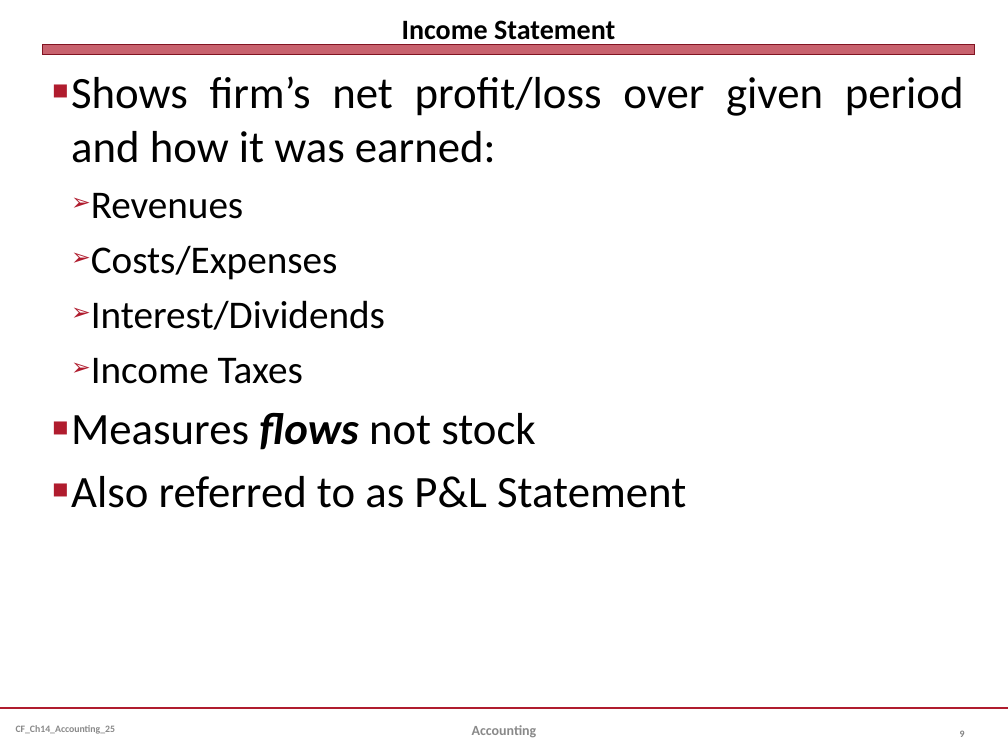
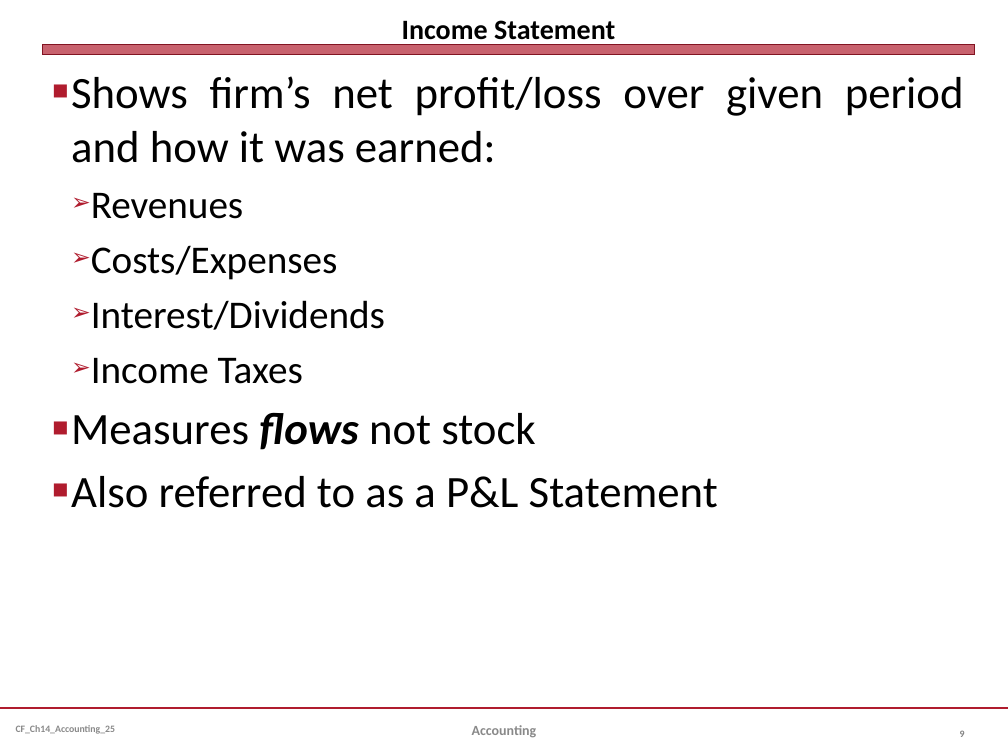
Before and after one commit to jmc877/Corporate-Finance, a slide deck: slide 9 of slides/CF_Ch14_Accounting_25.pptx. Drawn at 1008x756 pixels with LibreOffice and Linux fonts; fonts in the diff are those of the drawing. Boxes give left, top, right and bottom in pixels: in the first picture for what was removed or moved away, otherwise in the second. Text is boxed around its words. In the diff, an @@ line names an element or a change of style, - is before the commit and + after.

```diff
--- a/slides/CF_Ch14_Accounting_25.pptx
+++ b/slides/CF_Ch14_Accounting_25.pptx
@@ text at bbox=[71, 476, 718, 508]: text changed @@
-■ Also referred to as P&L Statement
+■ Also referred to as a P&L Statement
```
Also in this commit, not shown: 2 other files.
